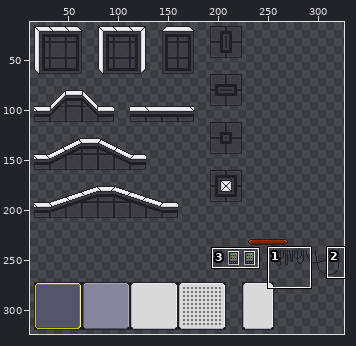
File history of a sprite sheet, Assets/Sprites/Tileset/Tileset_BalanceLab-Sheet_v2.png. The picture above shows the old version from afar; the outline marks the close-up.
Close-up. Earlier state:
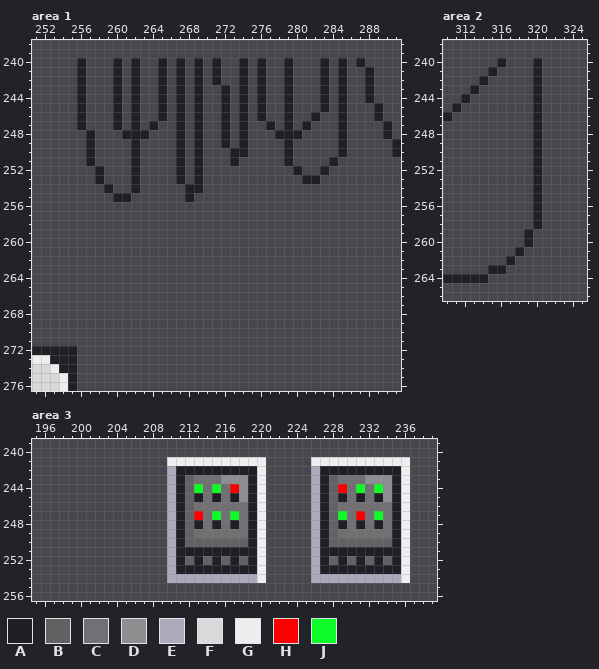
The file is 360x360 pixels. Colours within 5 levels of each other are drawn and written as one. Shown: area 1: x 251..291, y 238..276; area 2: x 310..325, y 238..266; area 3: x 195..239, y 239..256. The wide view leaves out empty margins. The commit also changed other parts of the picture, which this record leaves out.
Palette (. is transparent): A #1f1f25  B #626262  C #717173  D #8e8e91  E #aaaabb  F #d9d9d9  G #eeeeee  H #fb0000  J #0dfb26
Pixels before, area 1, first column x 251:
240 .....A...A.A..A.A.A.A..A.A..A...A.A.A....
241 .....A...A.A..A.A.A.A..A.A..A...A.A..A...
242 .....A...A.A..A.A.A.A..A.A..A...A.A..A...
243 .....A...A.A..A.A.A..A.A.A..A...A.A..A...
244 .....A...A.A..A.A.A..A.A.A..A...A.A..A...
245 .....A...A.A..A.A.A..A.A.A..A...A.A...A..
246 .....A...A.A..A.A.A..A.A.A..A..A..A...A..
247 .....A...A.A.A..A.A..A.A..A.A.A...A....A.
248 ......A...AAA...A.A..A.A...AAA....A....A.
249 ......A....A....A.A..A.A....A.....A.....A
250 ......A....A....A.A...AA....A.....A.....A
251 ......A....A....A.A...A.....A....A.......
252 .......A...A....A.A..........A..A........
253 .......A...A....A.A...........AA.........
254 ........A..A.....AA......................
255 .........AA......A.......................
256 .........................................
257 .........................................
258 .........................................
259 .........................................
260 .........................................
261 .........................................
262 .........................................
263 .........................................
264 .........................................
265 .........................................
266 .........................................
267 .........................................
268 .........................................
269 .........................................
270 .........................................
271 .........................................
272 AAAAA....................................
273 GGAAA....................................
274 FFGAA....................................
275 FFFGA....................................
276 FFFGA....................................
Pixels before, area 2, first column x 310:
240 ......A...A
241 .....A....A
242 ....A.....A
243 ...A......A
244 ..A.......A
245 .A........A
246 A.........A
247 ..........A
248 ..........A
249 ..........A
250 ..........A
251 ..........A
252 ..........A
253 ..........A
254 ..........A
255 ..........A
256 ..........A
257 ..........A
258 ..........A
259 .........A.
260 .........A.
261 ........A..
262 .......A...
263 .....AA....
264 AAAAA......
Pixels before, area 3, first column x 210:
241 GGGGGGGGGGG.....GGGGGGGGGGG
242 EAAAAAAAAAG.....EAAAAAAAAAG
243 EABCCCDDDAG.....EABCCCDDDAG
244 EABJCJCHDAG.....EABHCJCJDAG
245 EABACACADAG.....EABACACADAG
246 EABCCCCCCAG.....EABCCCCCCAG
247 EABHCJCJCAG.....EABJCHCJCAG
248 EABACACACAG.....EABACACACAG
249 EABCCCCCCAG.....EABCCCCCCAG
250 EABBBBBBBAG.....EABBBBBBBAG
251 EAAAAAAAAAG.....EAAAAAAAAAG
252 EABABABABAG.....EABABABABAG
253 EAAAAAAAAAG.....EAAAAAAAAAG
254 EEEEEEEEEEG.....EEEEEEEEEEG
After:
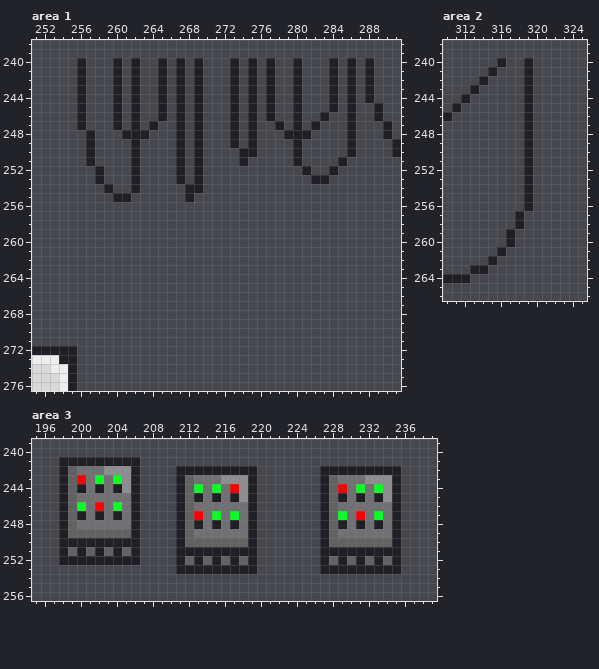
Difference:
Changed rows in their new state; - is an unchanged pixel.
Area 1:
first column x 271:
240 .-A.A.A-.A--.A.A.A
241 .-A.A.A-.A--.A.A--
242 .-A.A.A-.A--.A.A--
243 -.A.A.A-.A--.A.A--
244 -.A.A.A-.A--.A.A--
245 -.A.A.A-.A--.A.A--
246 -.A.A.A-.A-.A-.A--
247 -.A.A-.A.A.A--.A--
248 -.A.A--.--A---.A--
249 -.A.A---.A----.A--
250 --.-A---.A----.A--
251 --.A----.A---.A---
252 ---------.A-.A----
253 ----------.-A-----
first column x 253:
273 G-
274 -G
Area 2:
first column x 313:
240 ------A.
241 ------A.
242 ------A.
243 ------A.
244 ------A.
245 ------A.
246 ------A.
247 ------A.
248 ------A.
249 ------A.
250 ------A.
251 ------A.
252 ------A.
253 ------A.
254 ------A.
255 ------A.
256 ------A.
257 -----A-.
258 -----A-.
259 ----A-.-
260 ----A-.-
261 ---A-.--
262 --A-.---
263 AA..----
264 ..------
Area 3:
first column x 198:
241 AAAAAAAAA---...........-----...........
242 ABCCCDDDA---.---------.-----.---------.
243 ABHCJCJDA---.---------.-----.---------.
244 ABACACADA---.---------.-----.---------.
245 ABCCCCCCA---.---------.-----.---------.
246 ABJCHCJCA---.---------.-----.---------.
247 ABACACACA---.---------.-----.---------.
248 ABCCCCCCA---.---------.-----.---------.
249 ABBBBBBBA---.---------.-----.---------.
250 AAAAAAAAA---.---------.-----.---------.
251 ABABABABA---.---------.-----.---------.
252 AAAAAAAAA---.---------.-----.---------.
253 ------------.---------.-----.---------.
254 ------------...........-----...........
Pixel boxes of the changes (left, top, right, bottom) in both close-ups:
changed: (212, 58, 374, 184)
changed: (50, 355, 68, 373)
changed: (470, 58, 542, 283)
added: (59, 457, 140, 565)
erased: (167, 457, 266, 583)
erased: (311, 457, 410, 583)
